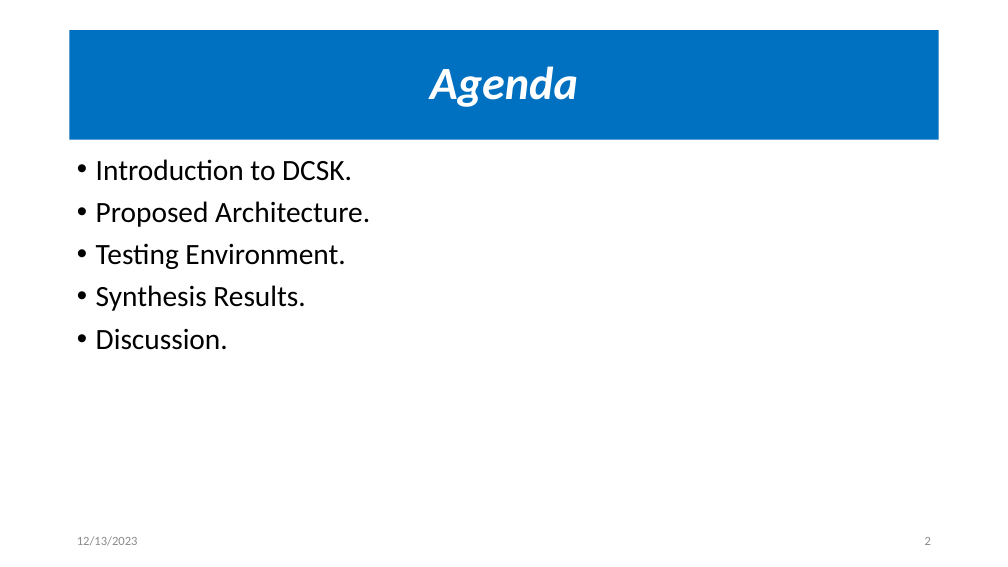
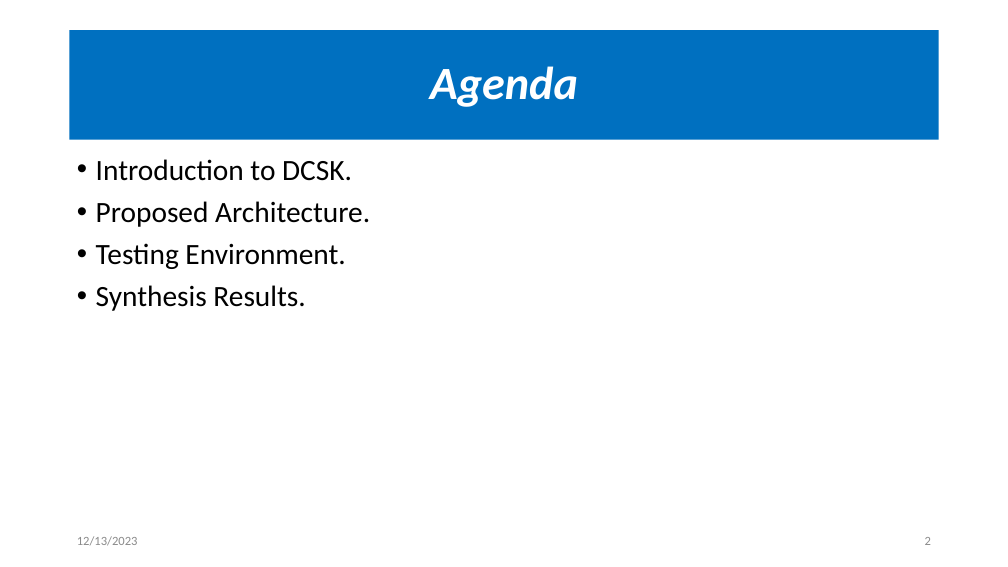
Before and after one commit to OmarAmer01/DCSK, a slide deck: slide 2 of docs/Presentation/main.pptx. Drawn at 1008x567 pixels with LibreOffice and Linux fonts; fonts in the diff are those of the drawing. Boxes give left, top, right and bottom in pixels: in the first picture for what was removed or moved away, otherwise in the second. Text is boxed around its words. In the diff, an @@ line names an element or a change of style, - is before the commit and + after.

```diff
--- a/docs/Presentation/main.pptx
+++ b/docs/Presentation/main.pptx
@@ text at (x1=96, y1=329, x2=228, y2=350): paragraph removed @@
-• Discussion.
```
Also in this commit, not shown: 2 other slides changed, 2 slides added, 52 other files.
